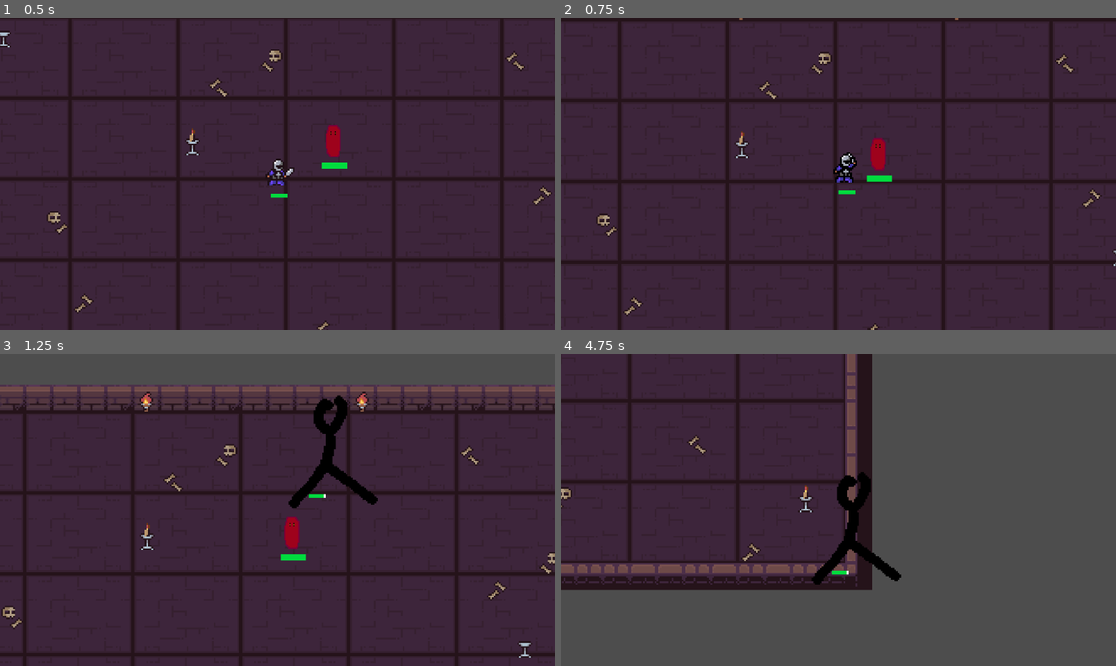
Above: before the commit, frames 1-4 (two rows, left to right).
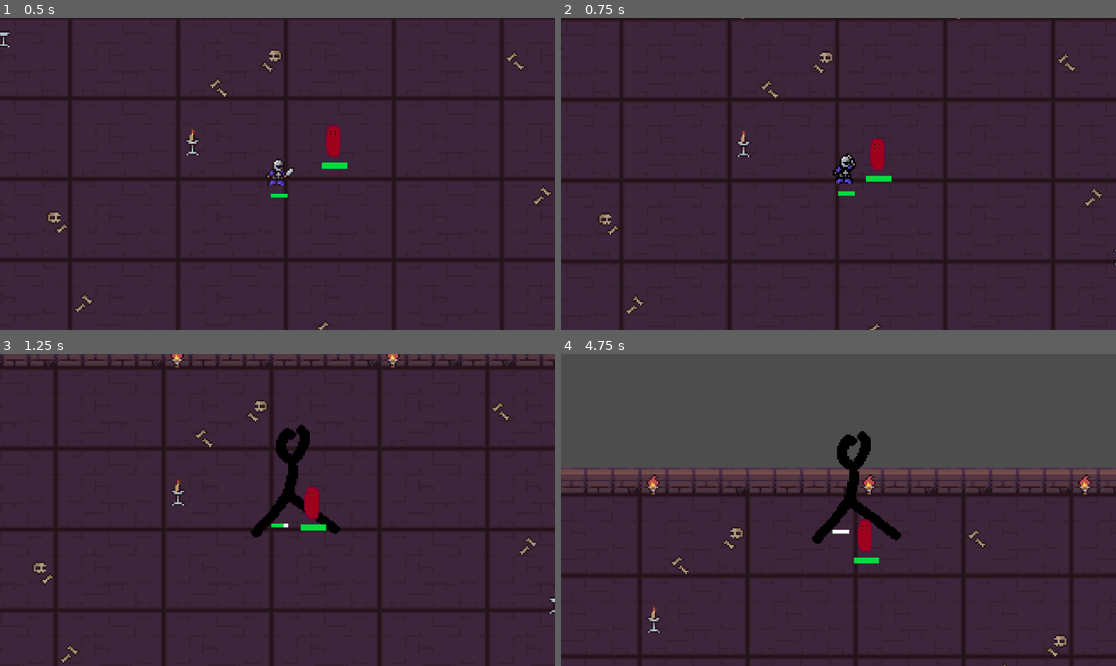
Above: after the commit, the same moments.

Repository: Lukas74m/gae_ca2
Game: Godot game, scene res://scenes/game/Game.tscn
Two runs of this game, one before a commit and one after it. Both use one fixed random seed, a clock stepped at 60 frames per second and the inputs below.
Inputs (mouse positions are in pixels of both pictures, inside the frame that each line leads up to):
- Up to frame 1 (0.5 s): no input
- Up to frame 2 (0.75 s): move the mouse to (960, 158) at 0.52 s; hold Q (attack) from 0.53 s (still down)
- Up to frame 3 (1.25 s): keep holding Q (attack); tap E (dash) at 0.8 s
- Up to frame 4 (4.75 s): move the mouse to (727, 525) at 1.27 s; release Q (attack) at 1.28 s; tap E (dash) at 1.35, 2.3, 2.85, 3.8, 4.35 s; tap Q (attack) at 1.55, 3.05, 4.55 s; move the mouse to (894, 441) at 2.02 s; hold Q (attack) 2.03-2.78 s; move the mouse to (810, 572) at 2.77 s; move the mouse to (1005, 556) at 3.52 s; hold Q (attack) 3.53-4.28 s; move the mouse to (672, 463) at 4.27 s

Frame 1 is identical in both runs. In frame 2, 1.0% of the frame differs, in the area x 0-100%, y 0-100%; in frame 3, 26%; in frame 4, 69%.

Commit message:
Connected the player to the PlayerStatsComponent

Diff:
--- /dev/null
+++ b/gae-ca2/scenes/components/PlayerStats.tscn
@@ -0,0 +1,6 @@
+[gd_scene load_steps=2 format=3 uid="uid://kdd4lp6qjw24"]
+
+[ext_resource type="Script" uid="uid://dqns2ikbdbexp" path="res://scripts/components/playerStatsComponent/player_stats_component.gd" id="1_fmlc4"]
+
+[node name="PlayerStats" type="Node2D"]
+script = ExtResource("1_fmlc4")
--- a/gae-ca2/scenes/player/Player.tscn
+++ b/gae-ca2/scenes/player/Player.tscn
@@ -6,6 +6,7 @@
 [ext_resource type="Texture2D" uid="uid://lkbumr8x6pvh" path="res://assets/player/Idle_right.png" id="4_npwbq"]
 [ext_resource type="PackedScene" uid="uid://c4s7ucak0uoa0" path="res://scenes/components/Health.tscn" id="5_tpg5x"]
 [ext_resource type="Texture2D" uid="uid://dryt1qpilbjgg" path="res://assets/player/Move_right.png" id="5_v42im"]
+[ext_resource type="PackedScene" uid="uid://kdd4lp6qjw24" path="res://scenes/components/PlayerStats.tscn" id="7_npwbq"]
 
 [sub_resource type="AtlasTexture" id="AtlasTexture_pn6s4"]
 atlas = ExtResource("2_c3xxp")
@@ -211,8 +212,6 @@
 [node name="AnimatedSprite2D" type="AnimatedSprite2D" parent="."]
 sprite_frames = SubResource("SpriteFrames_tpg5x")
 animation = &"attack"
-frame = 7
-frame_progress = 1.0
 
 [node name="CollisionShape2D" type="CollisionShape2D" parent="."]
 position = Vector2(-9, 0)
@@ -228,4 +227,6 @@
 position = Vector2(4, 13)
 scale = Vector2(0.2, 0.2)
 
+[node name="PlayerStats" parent="." instance=ExtResource("7_npwbq")]
+
 [connection signal="animation_finished" from="AnimatedSprite2D" to="." method="_on_animated_sprite_2d_animation_finished"]
--- a/gae-ca2/scripts/components/playerStatsComponent/player_stats_component.gd
+++ b/gae-ca2/scripts/components/playerStatsComponent/player_stats_component.gd
@@ -4,19 +4,21 @@
 # base stats from the player
 var base_stats = {
 	"attack_damage": 20,
+	"attack_range": 10,
+	#"attack_cooldown": 2, 				# Cooldown is based on animations
+	"dash_speed": 200,
 	"movement_speed": 100,
-	"max_health": 100,
-	"attack_range": 10,
-	"attack_cooldown": 2
+	"max_health": 100
 }
 
 # additive modifiers from the player
 var additive_mods = {
 	"attack_damage": 0,
+	"attack_range": 0,
+	#"attack_cooldown": 0, 				# Cooldown is based on animations
+	"dash_speed": 0,
 	"movement_speed": 0,
-	"max_health": 0,
-	"attack_range": 0,
-	"attack_cooldown": 0
+	"max_health": 0
 }
 
 # multiplicative modifiers from the player
@@ -26,6 +28,7 @@
 	"max_health": 1
 }
 
+
 # Returns the base damage with all upgrades
 func get_stat(stat_name: String):
 	var base = base_stats.get(stat_name, 0)
@@ -34,13 +37,16 @@
 
 	return (base + add) * mult
 
+
 # Updates the specific additive modifiers
 func apply_add_modifier(stat_name: String, value: float):
 	additive_mods[stat_name] = additive_mods.get(stat_name, 0) + value
 
+
 # Updates the specific multiplicative modifiers
 func apply_mult_modifier(stat_name: String, value: float):
 	multiplicative_mods[stat_name] = multiplicative_mods.get(stat_name, 1.0) * value
+
 
 # resets all the modifiers
 func reset_modifiers():
--- a/gae-ca2/scripts/player/player.gd
+++ b/gae-ca2/scripts/player/player.gd
@@ -1,11 +1,10 @@
 extends CharacterBody2D
 
-@export var speed: float = 140.0
-@export var stop_distance: float = 30.0
-@export var dash_speed: float = 1200.0
+const STOP_DISTANCE: float = 10.0
+const DASH_DURATION: float = 0.2
+const DASH_COOLDOWN: float = 1.0
 
-@export var dash_duration: float = 0.2
-@export var dash_cooldown: float = 1.0
+@onready var stats = $PlayerStats
 @onready var attack_area: Area2D = $Area2D
 @onready var player_sprite: AnimatedSprite2D = $AnimatedSprite2D
 @onready var health = $Health
@@ -17,10 +16,11 @@
 var attacking: bool = false
 
 func _ready() -> void:
-	health.initialize_health(200)
+	#health.died.connect(die)		# Enable this later
+	health.initialize_health(get_stat("max_health"))
 	health.set_healthbar_position(global_position + Vector2(-45, -40))
 
-#Eingabe des Spielers
+# Player keyboard inputs
 func _input(event):
 	if event.is_action_pressed("attack") and not attacking and not is_dashing:
 		attacking = true
@@ -30,11 +30,12 @@
 	if event.is_action_pressed("dash") and not is_dashing and dash_cooldown_left <= 0.0:
 		start_dash()
 
-#Fuer walken, dashen und idle
+
+# Walk, dashen and idle
 func _physics_process(delta: float) -> void:
 	if is_dashing:
 		player_sprite.play("dash")
-		velocity = dash_direction * dash_speed
+		velocity = dash_direction * get_stat("dash_speed")
 		dash_time_left -= delta
 		if dash_time_left <= 0.0:
 			is_dashing = false
@@ -44,14 +45,14 @@
 	if dash_cooldown_left > 0.0:
 		dash_cooldown_left -= delta
 
-	# Normale Bewegung, nur wenn kein Angriff läuft
+	# Normal movement, only if player is doing nothing else
 	if not attacking:
 		var mouse_position = get_global_mouse_position()
 		var direction = mouse_position - global_position
 		var distance = direction.length()
 
-		if distance > stop_distance:
-			velocity = direction.normalized() * speed
+		if distance > STOP_DISTANCE:
+			velocity = direction.normalized() * get_stat("movement_speed")
 			player_sprite.play("walk")
 		else:
 			velocity = Vector2.ZERO
@@ -60,20 +61,21 @@
 	move_and_slide()
 
 
-# Prüft, ob Gegner im Sichtfeld und in Angriffsreichweite sind + Lebensabzug der Gegner
+# Checks if enemies are in the right direction and attack range
+# If true, do damage to the enemy
 func perform_attack():
 	for body in attack_area.get_overlapping_bodies():
+		# Must be an enemy
 		if body.is_in_group("enemies"):
-			#if body != self:
 			if is_facing(body.global_position):
+				# Debug
 				if !body.has_method("take_damage"):
 					push_error("[Player.gd, perform_attack()] Error : body has no take_damage")
 				else:
-					body.take_damage(10)
+					body.take_damage(get_stat("attack_damage"))
 
 
-
-# Sichtfeldprüfung: Ist der Gegner in Blickrichtung (zur Maus)?
+# Checks if the enemy is in view direction of the player (If mouse points in enemy direction)
 func is_facing(target_pos: Vector2) -> bool:
 	var to_target = (target_pos - global_position).normalized()
 	var to_mouse = (get_global_mouse_position() - global_position).normalized()
@@ -82,8 +84,8 @@
 
 func start_dash():
 	is_dashing = true
-	dash_time_left = dash_duration
-	dash_cooldown_left = dash_cooldown
+	dash_time_left = DASH_DURATION
+	dash_cooldown_left = DASH_COOLDOWN
 	dash_direction = (get_global_mouse_position() - global_position).normalized()
 
 
@@ -91,6 +93,11 @@
 	if player_sprite.animation == "attack":
 		attacking = false
 
-
 func take_damage(amount: int):
 	health.update_health(-amount)
+
+func get_stat(stat_name: String):
+	return stats.get_stat(stat_name)
+
+#func die():
+	#queue_free()
Not shown: 1 places in gae-ca2/scenes/player/Player.tscn that only renumber resources
